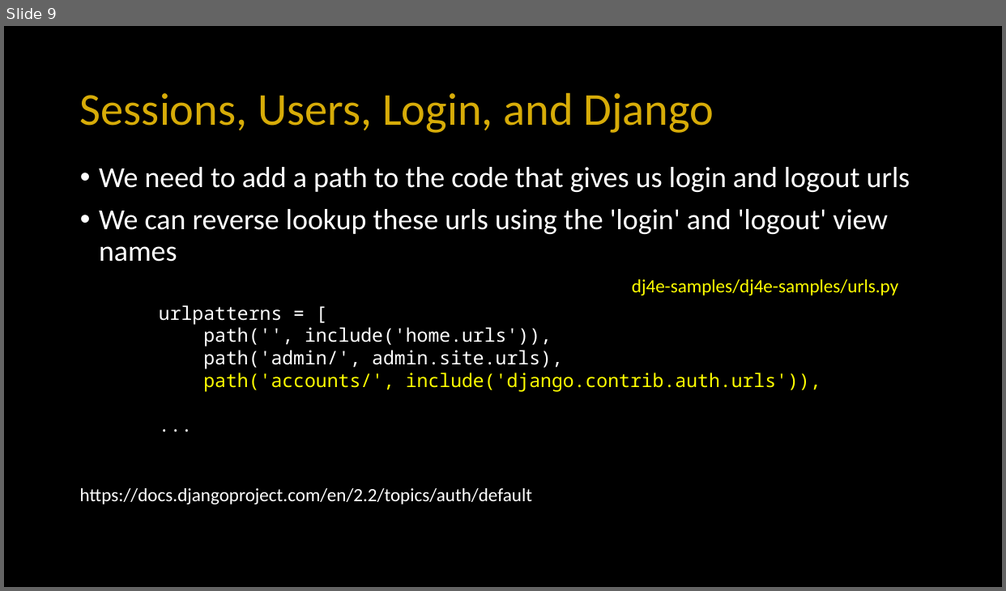
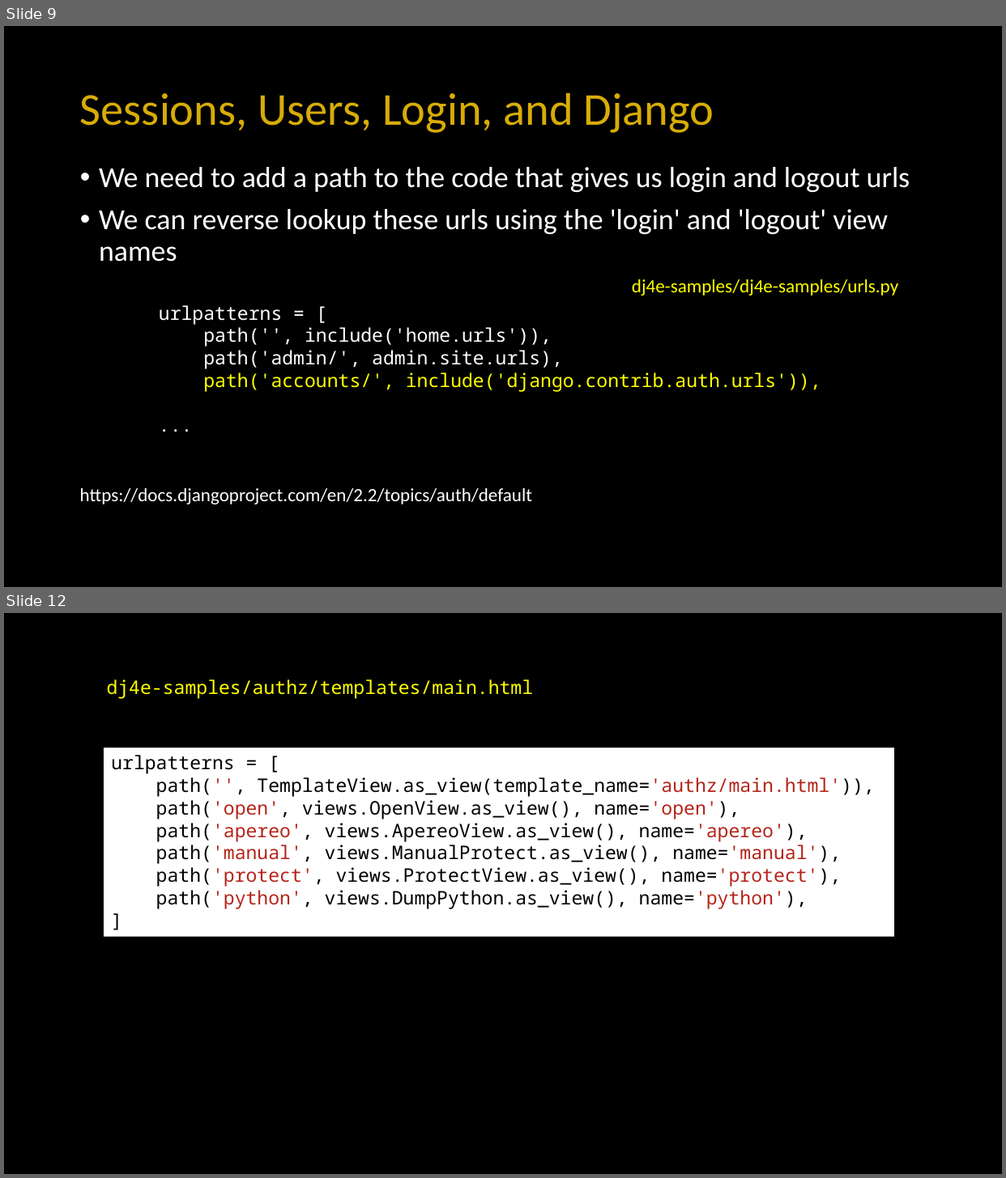
Before and after one commit to csev/dj4e, a slide deck: lectures/DJ-08-Login.pptx. Shown one above the other, each under a label of ours: slide 9 before the commit, slides 9 and 12 after it; the slides between them are not shown. The pictures are 1006x591 and 1006x1178 pixels, drawn with LibreOffice and Linux fonts; fonts in the diff are those of the drawing. Boxes give left, top, right and bottom in pixels: in the first picture for what was removed or moved away, otherwise in the second. Text is boxed around its words. In the diff, an @@ line names an element or a change of style, - is before the commit and + after.

```diff
--- a/lectures/DJ-08-Login.pptx
+++ b/lectures/DJ-08-Login.pptx
@@ slide 12 added at (x1=4, y1=613, x2=1002, y2=1174), background #000000 @@
@@ text added at (x1=107, y1=679, x2=534, y2=699), 18 pt, text #FFFF00 @@
+dj4e-samples/authz/templates/main.html
@@ rectangle added at (x1=104, y1=747, x2=894, y2=936), fill #FFFFFF, 18 pt, text #000000 @@
+urlpatterns = [
+path('', TemplateView.as_view(template_name='authz/main.html')),
+path('open', views.OpenView.as_view(), name='open'),
+path('apereo', views.ApereoView.as_view(), name='apereo'),
+path('manual', views.ManualProtect.as_view(), name='manual'),
+path('protect', views.ProtectView.as_view(), name='protect'),
+path('python', views.DumpPython.as_view(), name='python'),
+]
```
Also in this commit, not shown: 6 slides changed, 9 other slides added, 2 slides removed, 2 other files.
